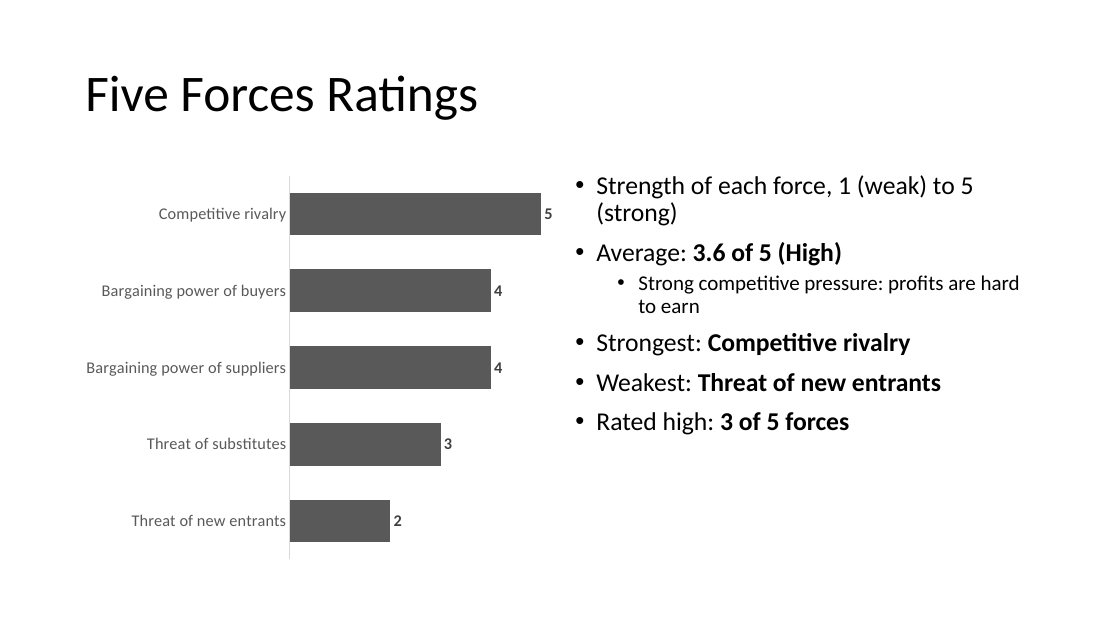
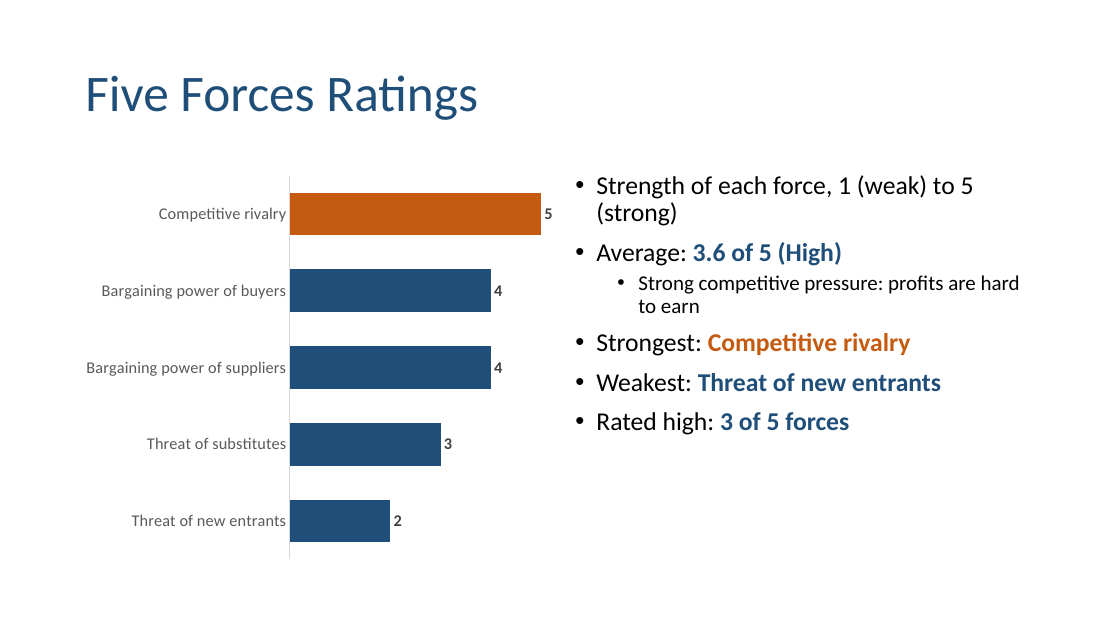
Before and after one commit to BadboyVee/BlackHoleeee, a slide deck: slide 12 of pz-analysis/PZ_Nigeria_Analysis.pptx. Drawn at 1120x630 pixels with LibreOffice and Linux fonts; fonts in the diff are those of the drawing. Boxes give left, top, right and bottom in pixels: in the first picture for what was removed or moved away, otherwise in the second. Text is boxed around its words. In the diff, an @@ line names an element or a change of style, - is before the commit and + after.

```diff
--- a/pz-analysis/PZ_Nigeria_Analysis.pptx
+++ b/pz-analysis/PZ_Nigeria_Analysis.pptx
@@ title "Five Forces Ratings" at <box>85,75,478,120</box>: text colour #000000 to #1F4E79 @@
@@ bar chart at <box>77,168,554,568</box> @@
@@ colour of Series 1 #595959 to #1F4E79 @@
@@ colours of single points changed @@
@@ text at <box>596,242,941,435</box>: text colour #000000 to #1F4E79 in "3.6 of 5 (High)", "Threat of new entrants", "3 of 5 forces"; text colour #000000 to #C55A11 in "Competitive rivalry" @@
```
Also in this commit, not shown: 14 other slides changed, 3 other files.
